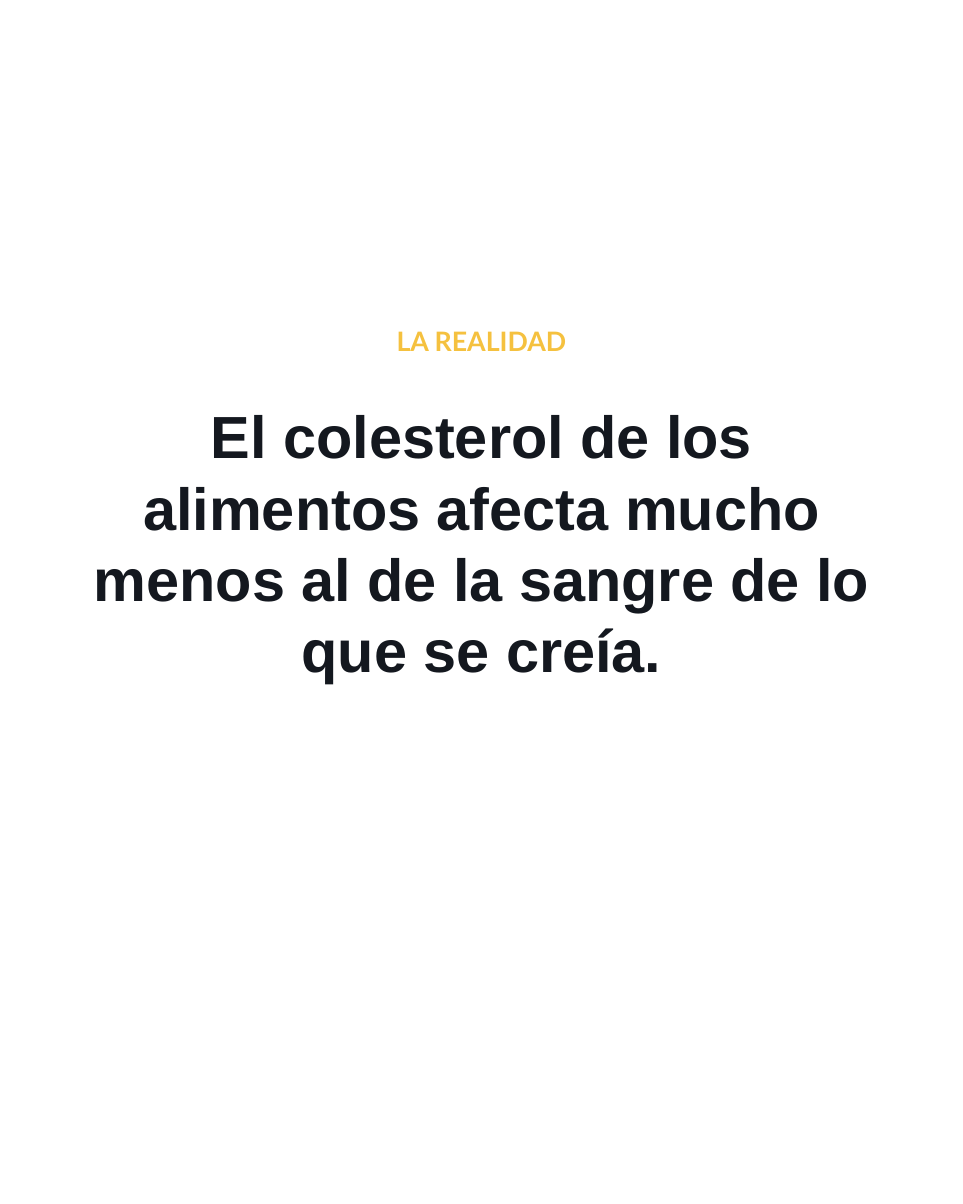
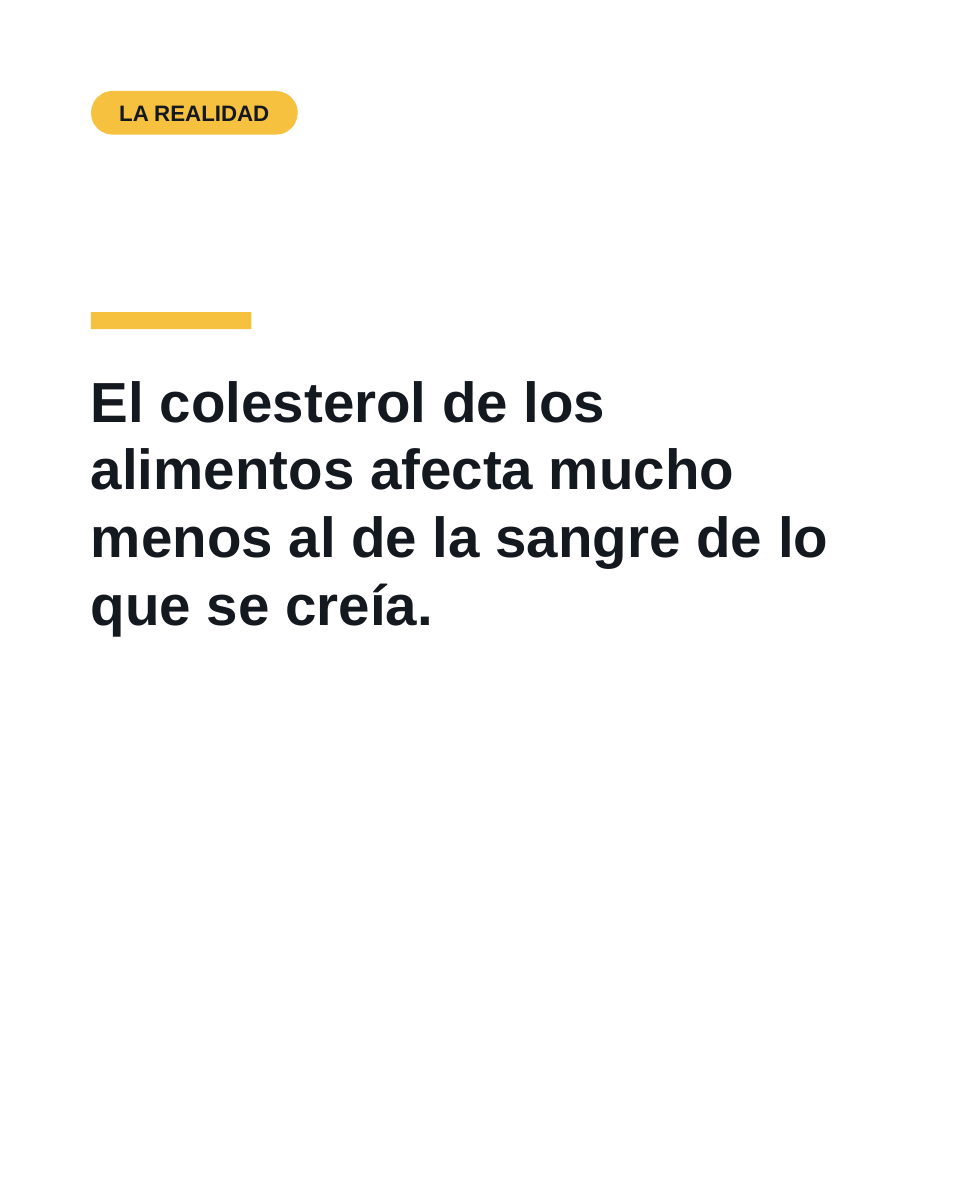
Before and after one commit to Notaly2026/huevera-canva, a slide deck: slide 3 of Dia-5/Carrusel Mito Colesterol - IG 1080x1350.pptx. Drawn at 963x1204 pixels with LibreOffice and Linux fonts; fonts in the diff are those of the drawing. Boxes give left, top, right and bottom in pixels: in the first picture for what was removed or moved away, otherwise in the second. Text is boxed around its words. In the diff, an @@ line names an element or a change of style, - is before the commit and + after.

```diff
--- a/Dia-5/Carrusel Mito Colesterol - IG 1080x1350.pptx
+++ b/Dia-5/Carrusel Mito Colesterol - IG 1080x1350.pptx
@@ rounded rectangle "LA REALIDAD": place and size @@
-rounded rectangle "LA REALIDAD" at bbox=[397, 331, 567, 351]
+rounded rectangle "LA REALIDAD" at bbox=[91, 91, 297, 135]
@@ rounded rectangle "LA REALIDAD" at bbox=[91, 91, 297, 135]: size 18 to 15 pt, font Lato to Arial, text colour #F5C13F to #14181F; vertical alignment top to middle; fill none to #F5C13F @@
@@ rectangle added at bbox=[91, 312, 251, 330], fill #F5C13F @@
@@ text "El colesterol de los alimentos ...": place and size @@
-text "El colesterol de los alimentos ..." at bbox=[94, 415, 869, 683]
+text "El colesterol de los alimentos ..." at bbox=[91, 381, 828, 635]
@@ text "El colesterol de los alimentos ..." at bbox=[91, 381, 828, 635]: size 40 to 38 pt; alignment centre to left @@
```
Also in this commit, not shown: 4 other slides changed, 1 other file.
